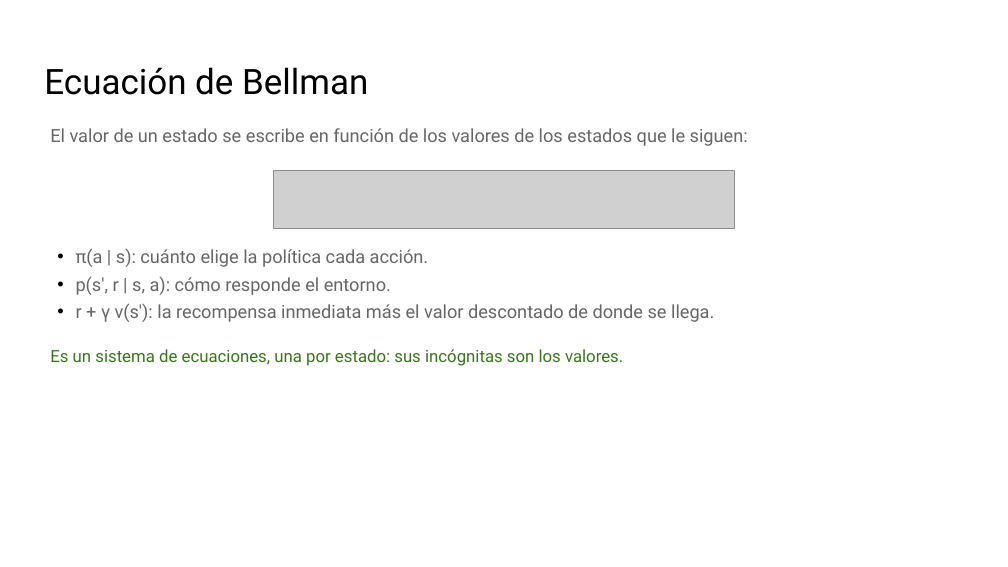
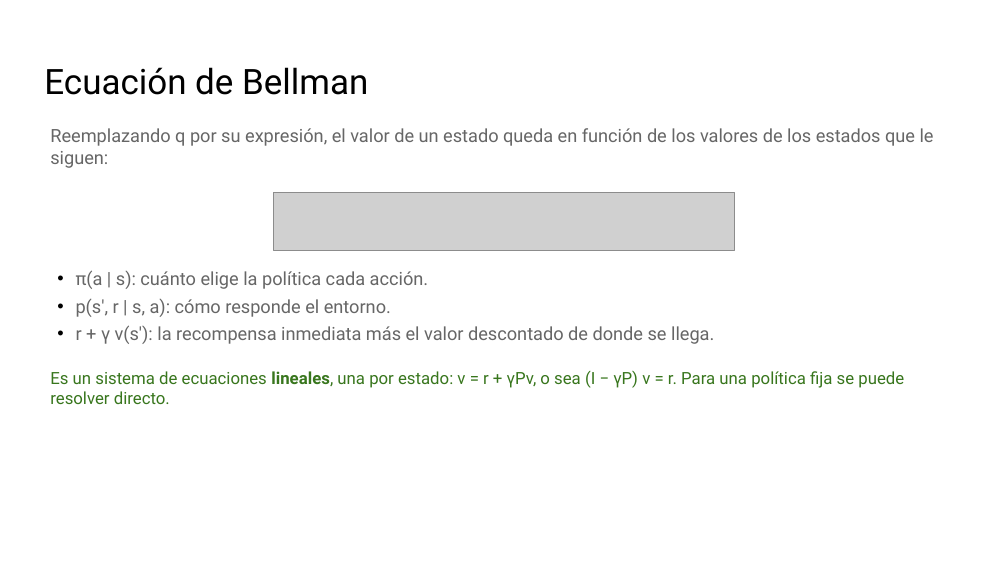
Before and after one commit to telsesser/2026-ML-UNLU, a slide deck: slide 18 of 03-refuerzos/presentaciones/C3-1_ Decisiones secuenciales y Q-learning.pptx (slide 14 before the commit). Drawn at 1008x567 pixels with LibreOffice and Linux fonts; fonts in the diff are those of the drawing; grey boxes stand for pictures; background and template pictures are left out. Boxes give left, top, right and bottom in pixels: in the first picture for what was removed or moved away, otherwise in the second. Text is boxed around its words. In the diff, an @@ line names an element or a change of style, - is before the commit and + after.

```diff
--- a/03-refuerzos/presentaciones/C3-1_ Decisiones secuenciales y Q-learning.pptx
+++ b/03-refuerzos/presentaciones/C3-1_ Decisiones secuenciales y Q-learning.pptx
@@ text at [50,128,934,168]: text changed @@
-El valor de un estado se escribe en función de los valores de los estados que le siguen:
+Reemplazando q por su expresión, el valor de un estado queda en función de los valores de los estados que le siguen:
@@ picture: place and size @@
-picture at [273,170,735,228]
+picture at [273,193,735,250]
@@ text "π(a | s): cuánto elige ...": place and size @@
-text "π(a | s): cuánto elige ..." at [76,248,714,322]
+text "π(a | s): cuánto elige ..." at [76,270,714,344]
@@ text at [50,371,904,404]: text changed @@
-Es un sistema de ecuaciones, una por estado: sus incógnitas son los valores.
+Es un sistema de ecuaciones lineales, una por estado: v = r + γPv, o sea (I − γP) v = r. Para una política fija se puede resolver directo.
```
Also in this commit, not shown: 13 other slides changed, 7 slides added, 23 other files.
